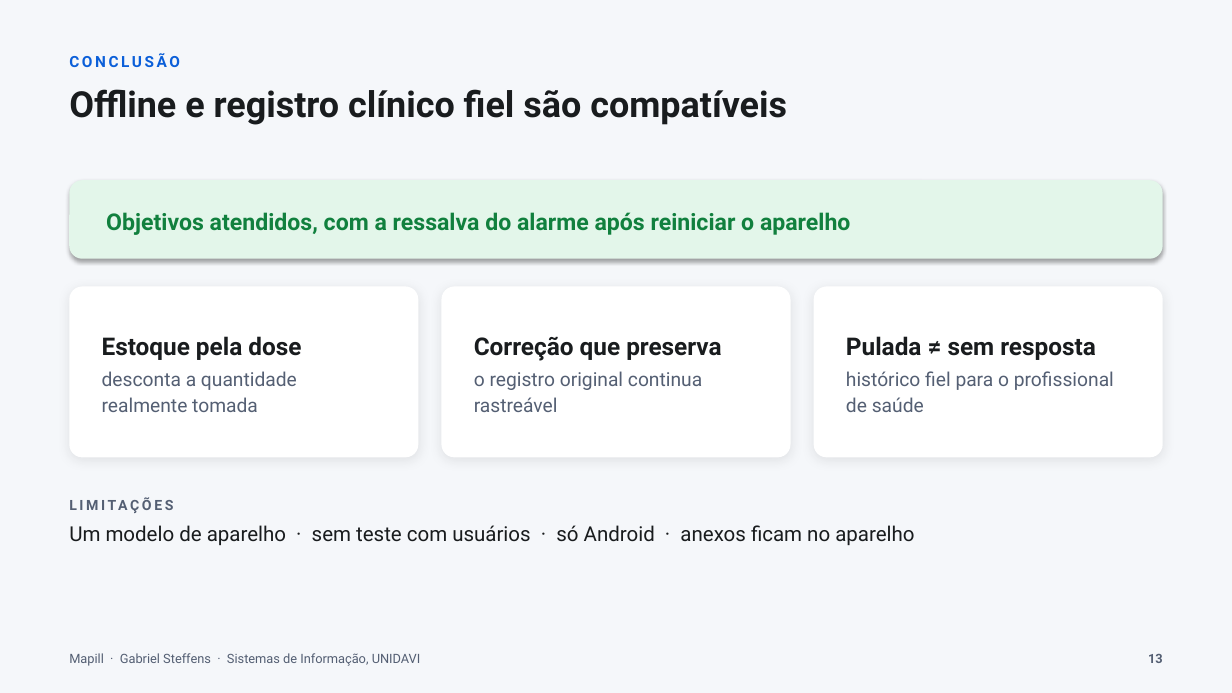
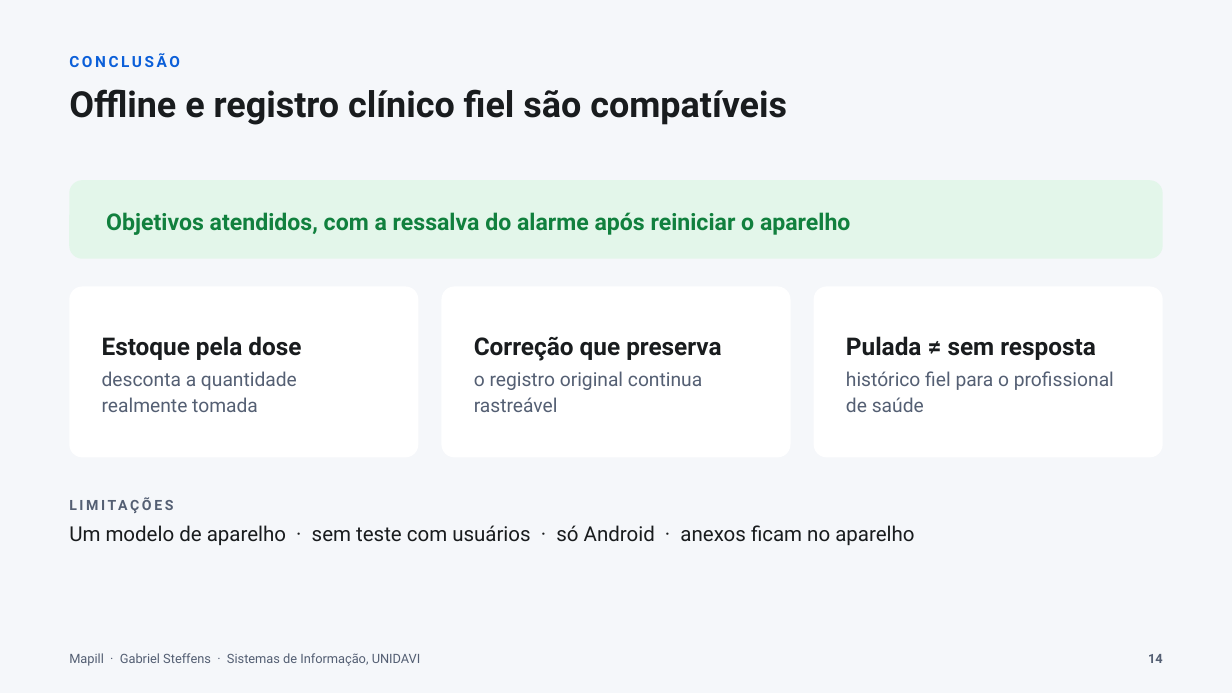
Before and after one commit to gabste8831/Mapill-Health-App, a slide deck: slide 14 of docs/tcc/apresentacao-mapill.pptx (slide 13 before the commit). Drawn at 1232x693 pixels with LibreOffice and Linux fonts; fonts in the diff are those of the drawing. Boxes give left, top, right and bottom in pixels: in the first picture for what was removed or moved away, otherwise in the second. Text is boxed around its words. In the diff, an @@ line names an element or a change of style, - is before the commit and + after.

```diff
--- a/docs/tcc/apresentacao-mapill.pptx
+++ b/docs/tcc/apresentacao-mapill.pptx
@@ shadow off in 4 elements at (69,180,1163,259), (69,287,419,457), (442,287,791,457), (814,287,1164,457) @@
@@ text at (1148,654,1163,663): text changed @@
-13
+14
```
Also in this commit, not shown: 15 other slides changed, 1 slide added, 2 other files.
